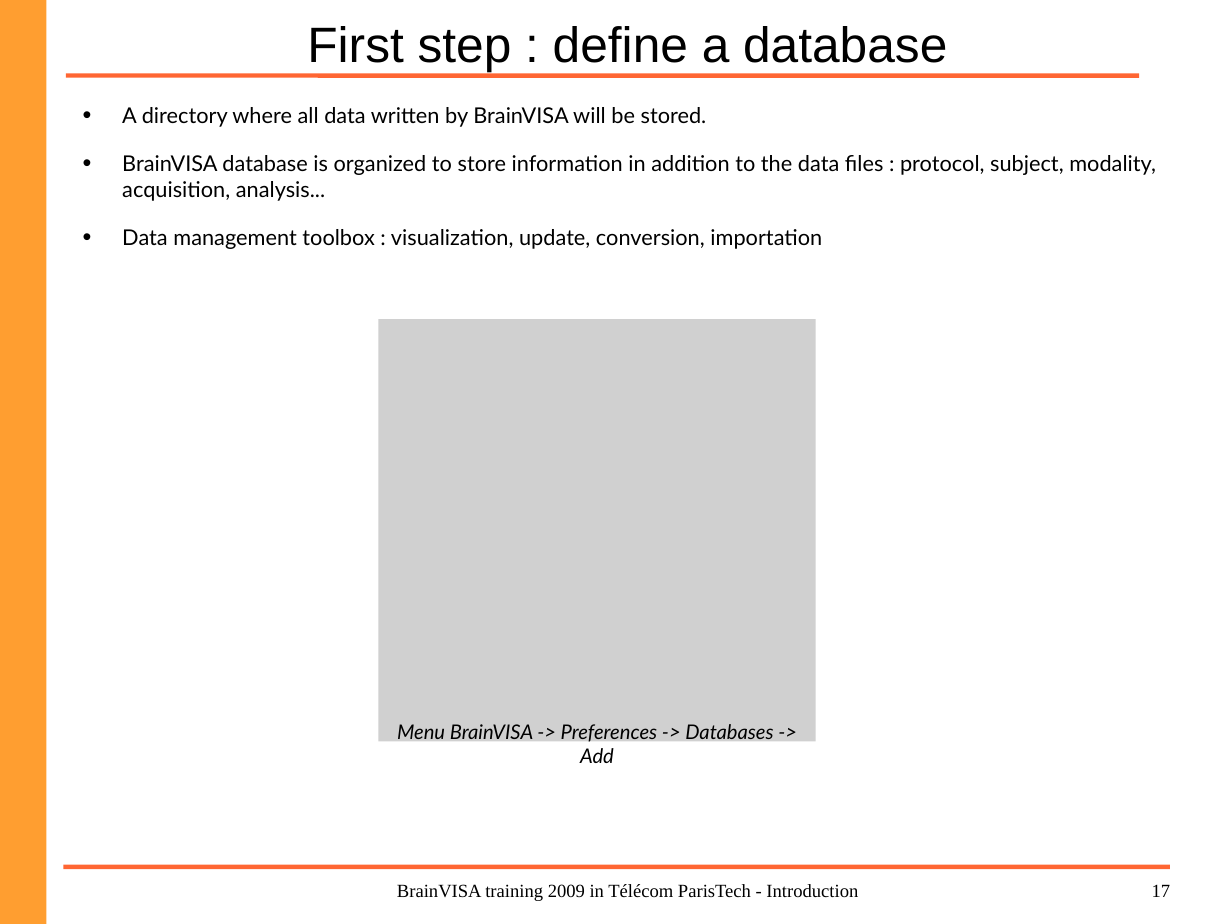
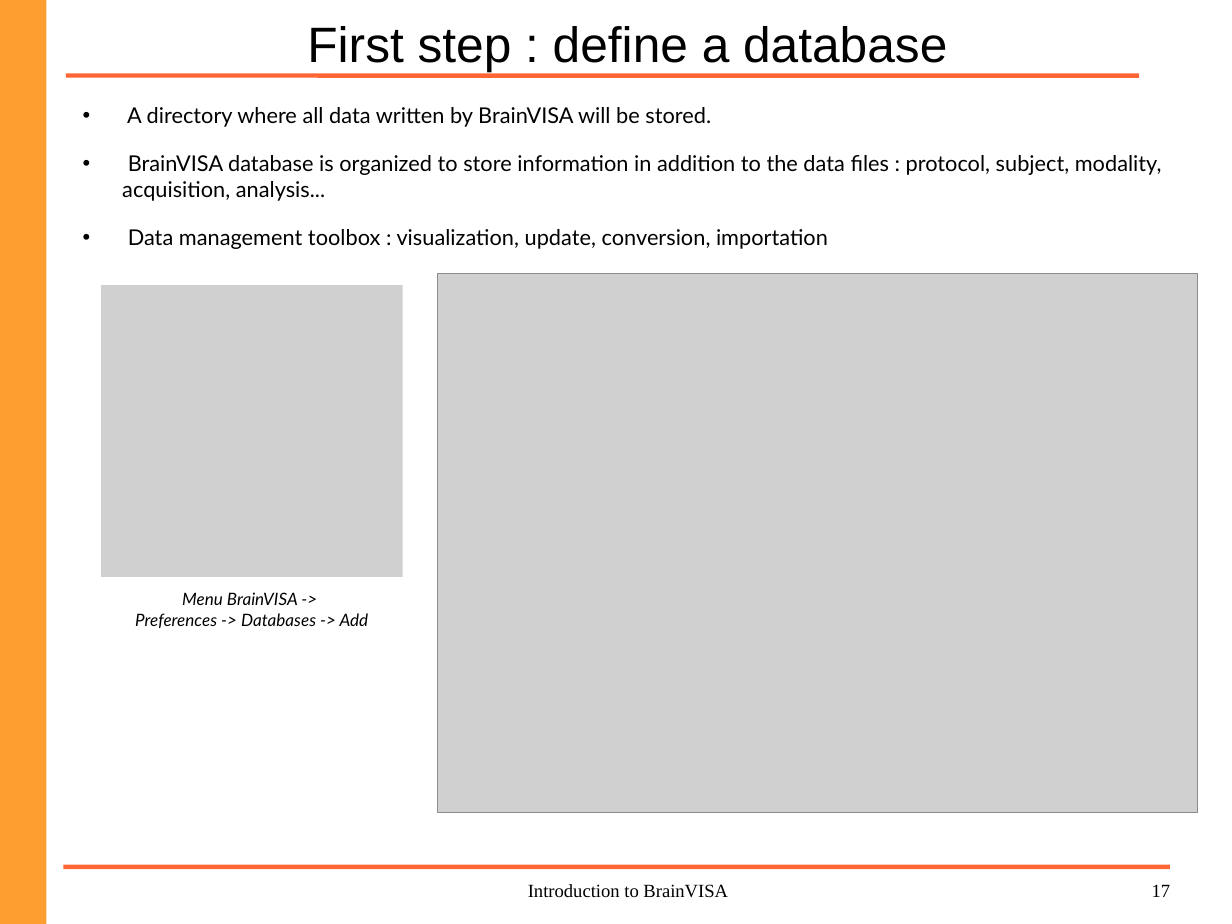
Before and after one commit to brainvisa/axon, a slide deck: slide 17 of doc/intro_bv.odp. Drawn at 1232x924 pixels with LibreOffice and Linux fonts; fonts in the diff are those of the drawing; grey boxes stand for pictures; background and template pictures are left out. Boxes give left, top, right and bottom in pixels: in the first picture for what was removed or moved away, otherwise in the second. Text is boxed around its words. In the diff, an @@ line names an element or a change of style, - is before the commit and + after.

Commit message:
Updated introduction to Brainvisa slides (without naming syneika)

```diff
--- a/doc/intro_bv.odp
+++ b/doc/intro_bv.odp
@@ text "A directory where all data ..." at <box>122,107,1162,249</box>: indent changed @@
@@ picture added at <box>102,285,404,577</box>, 11 pt, text #000000, italic @@
+Menu BrainVISA ->
+Preferences -> Databases -> Add
@@ picture: place and size @@
-picture at <box>379,319,816,741</box>
+picture at <box>438,274,1198,813</box>
@@ text in picture at <box>397,724,773,763</box>: text removed @@
-Menu BrainVISA -> Preferences -> Databases -> Add
@@ text at <box>528,884,728,898</box>: text changed @@
-BrainVISA training 2009 in Télécom ParisTech - Introduction
+Introduction to BrainVISA
```
Also in this commit, not shown: 20 other slides changed, 1 slide removed, 1 other file.
